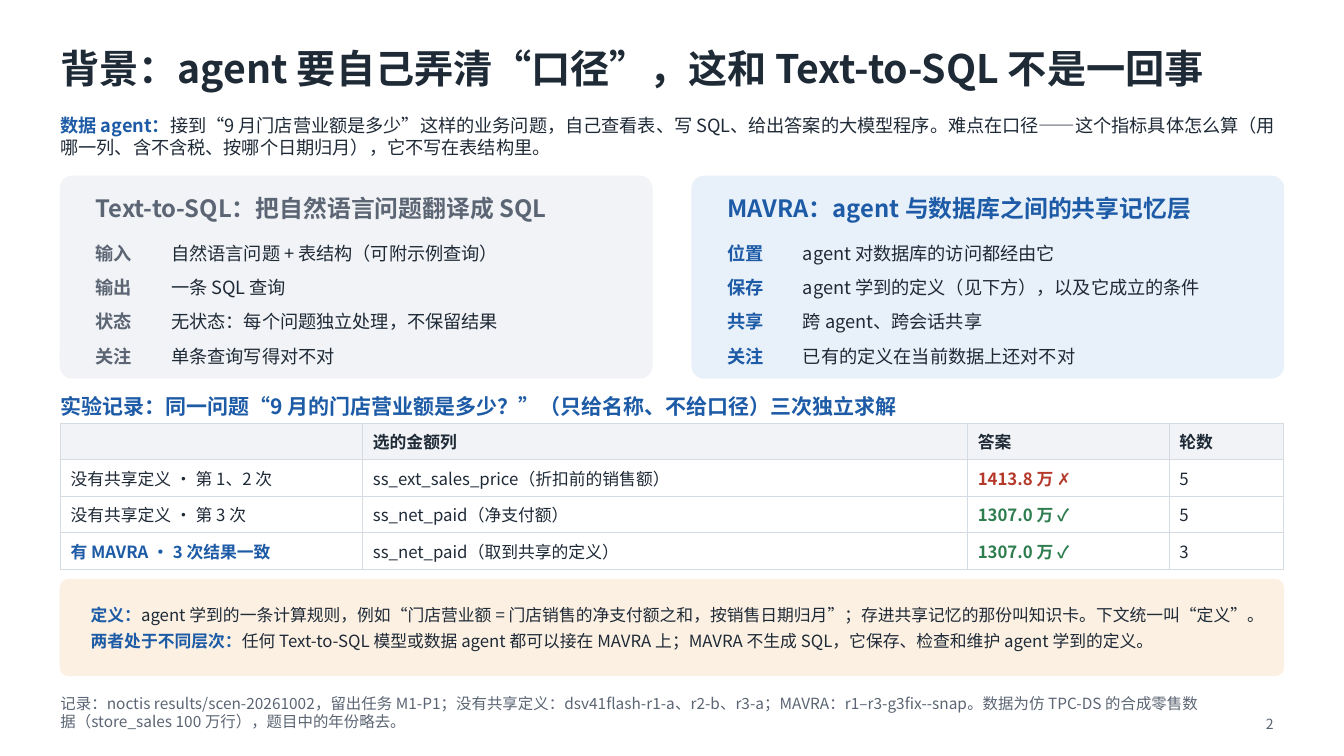
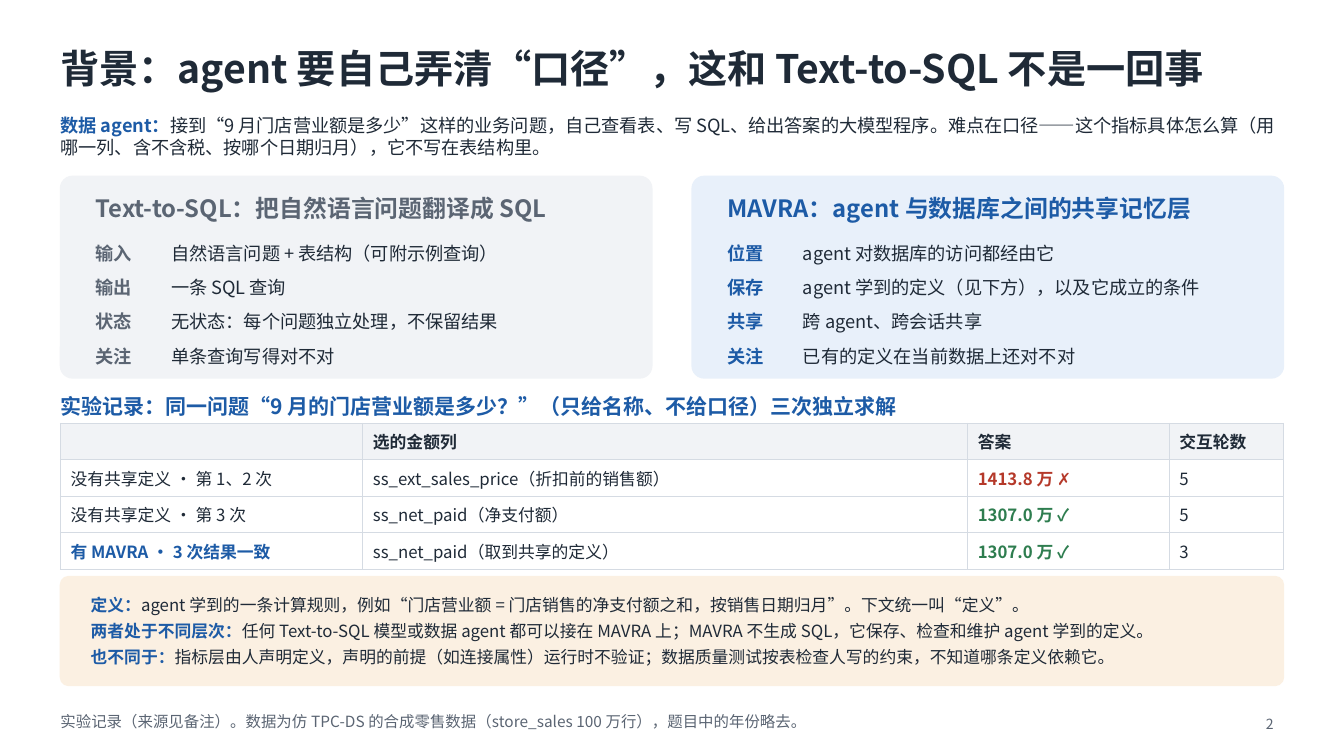
Before and after one commit to mmmttt000045/agent4db-adapter, a slide deck: slide 2 of docs/mavra-system.pptx. Drawn at 1344x756 pixels with LibreOffice and Linux fonts; fonts in the diff are those of the drawing. Boxes give left, top, right and bottom in pixels: in the first picture for what was removed or moved away, otherwise in the second. Text is boxed around its words. In the diff, an @@ line names an element or a change of style, - is before the commit and + after.

```diff
--- a/docs/mavra-system.pptx
+++ b/docs/mavra-system.pptx
@@ table at (60,423,1284,566) @@
-row 1, column 4: 轮数
+row 1, column 4: 交互轮数
@@ rounded rectangle: place and size @@
-rounded rectangle at (60,580,1284,676)
+rounded rectangle at (60,577,1284,686)
@@ rounded rectangle at (60,577,1284,686): proportions changed @@
@@ text at (91,596,1029,615): text changed @@
-定义：agent 学到的一条计算规则，例如“门店营业额 = 门店销售的净支付额之和，按销售日期归月”；存进共享记忆的那份叫知识卡。下文统一叫“定义”。
+定义：agent 学到的一条计算规则，例如“门店营业额 = 门店销售的净支付额之和，按销售日期归月”。下文统一叫“定义”。
@@ text at (91,648,1115,666): paragraph added @@
+也不同于：指标层由人声明定义，声明的前提（如连接属性）运行时不验证；数据质量测试按表检查人写的约束，不知道哪条定义依赖它。
@@ text at (60,714,807,729): text changed @@
-记录：noctis results/scen-20261002，留出任务 M1-P1；没有共享定义：dsv41flash-r1-a、r2-b、r3-a；MAVRA：r1–r3-g3fix--snap。数据为仿 TPC-DS 的合成零售数据（store_sales 100 万行），题目中的年份略去。
+实验记录（来源见备注）。数据为仿 TPC-DS 的合成零售数据（store_sales 100 万行），题目中的年份略去。
```
Also in this commit, not shown: 9 other slides changed, 6 other files.
